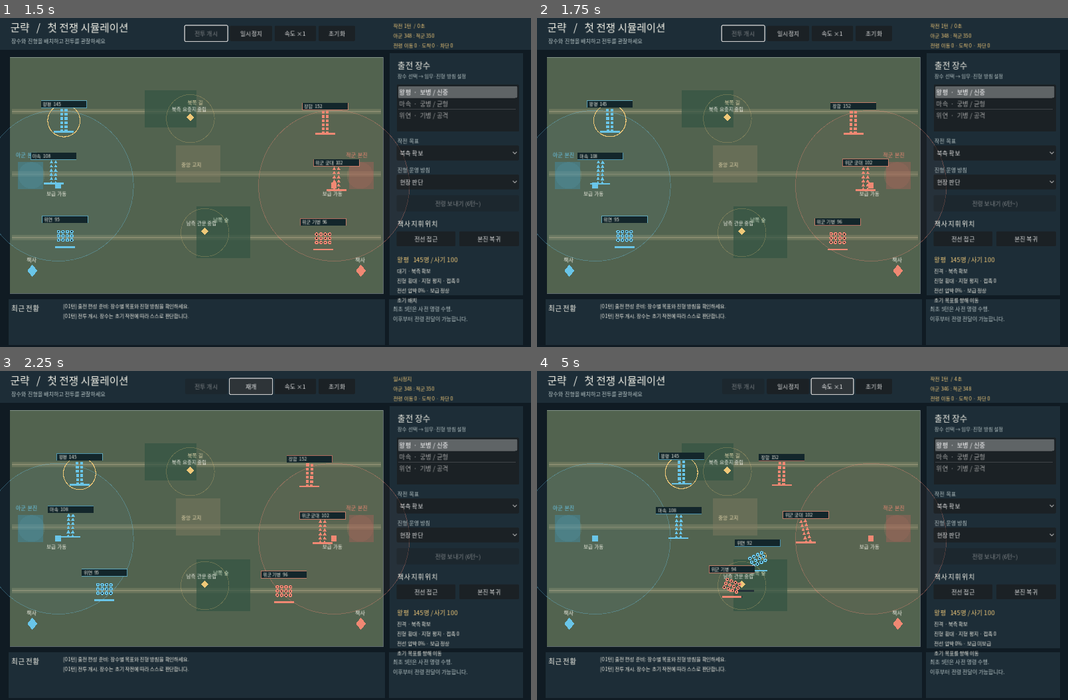
Above: before the commit, frames 1-4 (two rows, left to right).
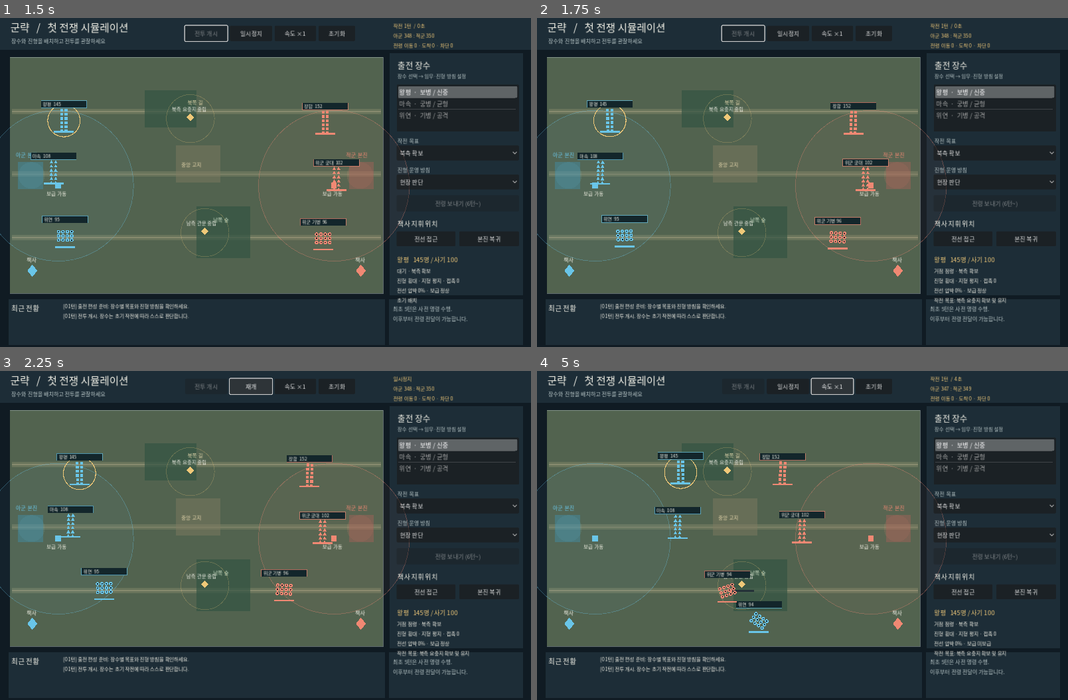
Above: after the commit, the same moments.

Repository: slows28/gunryak
Game: Godot game, scene res://main.tscn
Two runs of this game, one before a commit and one after it. Both use one fixed random seed, a clock stepped at 60 frames per second and the inputs below.
Inputs:
- Up to frame 1 (1.5 s): click "북측 확보" at 0.5 s; click "전투 개시" at 1.25 s
- Up to frame 2 (1.75 s): no input
- Up to frame 3 (2.25 s): click "일시정지" at 2 s
- Up to frame 4 (5 s): click "재개" at 2.75 s; click "속도 ×1" at 3.5 s; click "속도 ×2" at 4.25 s

Frame 1 is identical in both runs. In frame 2, 0.5% of the frame differs, in the area x 11-89%, y 28-87%; in frame 3, 0.7%; in frame 4, 1.7%, in the area x 22-89%, y 4-87%.

Commit message:
feat(m4): integrate ten tactical detail systems into battlefield simulation

Diff:
--- a/scripts/war_sim.gd
+++ b/scripts/war_sim.gd
@@ -83,7 +83,10 @@
         "front_pressure": 0.0, "pushed_distance": 0.0,
         "decisions": 0, "reforms_completed": 0, "damage_dealt": 0.0,
         "casualties_taken": 0.0, "supply_guard_time": 0.0,
-        "raid_active": false, "raid_target": Vector2.ZERO, "raid_until": 0.0
+        "raid_active": false, "raid_target": Vector2.ZERO, "raid_until": 0.0,
+        "fatigue": 0.0, "cohesion": 100.0, "rations": 100.0, "ammo": 100.0,
+        "rallying": false, "last_morale_event": -100.0, "objective_time": 0.0,
+        "flank_hits": 0.0, "shots_used": 0.0, "last_supply_warning": -100.0
     }
     if unit_type == "기병":
         unit["formation"] = "종대"
@@ -93,7 +96,7 @@
 func _base(side: int, at: Vector2) -> Dictionary:
     return {
         "side":side, "pos":at, "target":at, "state":"가동",
-        "build_timer":0.0, "last_relocate":-40.0, "alive":true
+        "build_timer":0.0, "last_relocate":-40.0, "alive":true, "stock":100.0
     }
 
 func _log(message: String) -> void:
@@ -176,6 +179,7 @@
         if float(unit["troops"]) > 0.0:
             _move_unit(unit, dt)
     _resolve_frontline(dt)
+    _update_battle_condition(dt)
     _combat(dt)
     _update_outposts(dt)
     _check_victory()
@@ -210,7 +214,8 @@
             continue
         var p: Vector2 = letter["pos"]
         var target_pos: Vector2 = target["pos"]
-        letter["pos"] = p.move_toward(target_pos, 140.0 * dt)
+        var route_goal: Vector2 = _courier_route(letter, target_pos)
+        letter["pos"] = p.move_toward(route_goal, 140.0 * dt)
         if _courier_intercepted(letter):
             intercepted_orders += 1
             _log("%s에게 가던 전령이 적에 의해 차단됨" % str(target["name"]))
@@ -279,6 +284,9 @@
                 base["state"] = "이동"
                 base["last_relocate"] = battle_time
                 _log("%s 보급부대 전선 따라 이동" % ("아군" if side == 0 else "적군"))
+    for base in bases:
+        if bool(base["alive"]) and str(base["state"]) == "가동":
+            base["stock"] = minf(100.0, float(base["stock"]) + dt * 0.60)
     for unit in units:
         if float(unit["troops"]) <= 0.0:
             continue
@@ -287,9 +295,18 @@
             unit["supply_guard_time"] = float(unit["supply_guard_time"]) + dt
         var provided: bool = _has_supply(int(unit["side"]), unit["pos"])
         unit["supplied"] = provided
-        if provided:
+        if provided and float(own_base["stock"]) > 0.1:
             unit["out_supply"] = 0.0
+            var ration_fill: float = minf(minf(100.0 - float(unit["rations"]), dt * 2.5), float(own_base["stock"]))
+            unit["rations"] = float(unit["rations"]) + ration_fill
+            own_base["stock"] = maxf(0.0, float(own_base["stock"]) - ration_fill)
+            if str(unit["type"]) == "궁병":
+                var ammo_fill: float = minf(minf(100.0 - float(unit["ammo"]), dt * 2.0), float(own_base["stock"]))
+                unit["ammo"] = float(unit["ammo"]) + ammo_fill
+                own_base["stock"] = maxf(0.0, float(own_base["stock"]) - ammo_fill)
         else:
+            unit["supplied"] = false
+            unit["rations"] = maxf(0.0, float(unit["rations"]) - dt * 0.65)
             unit["out_supply"] = float(unit["out_supply"]) + dt
             if float(unit["out_supply"]) >= TURN_SECONDS * 3.0:
                 unit["morale"] = maxf(0.0, float(unit["morale"]) - dt * 0.15)
@@ -363,13 +380,18 @@
 
 func _nearest_visible_enemy(unit: Dictionary) -> Dictionary:
     var nearest: Dictionary = {}
-    var nearest_distance: float = AI_VISION_RANGE
+    var nearest_distance: float = AI_VISION_RANGE * 1.15
     var position: Vector2 = unit["pos"]
     for enemy in units:
         if int(enemy["side"]) == int(unit["side"]) or float(enemy["troops"]) <= 0.0:
             continue
         var distance: float = position.distance_to(enemy["pos"])
-        if distance < nearest_distance:
+        var vision: float = AI_VISION_RANGE
+        if _in_forest(enemy["pos"]):
+            vision *= 0.68
+        if terrain_at(position) == "고지":
+            vision *= 1.15
+        if distance < minf(nearest_distance, vision):
             nearest_distance = distance
             nearest = enemy
     return nearest
@@ -391,6 +413,7 @@
     var troops: float = float(unit["troops"])
     var morale: float = float(unit["morale"])
     var goal: Vector2 = _mission_point(side, str(unit["mission"]))
+    var objective: Dictionary = _assigned_outpost(unit)
     var action: String = "진격"
     var reason: String = "초기 목표를 향해 이동"
     var enemy_distance: float = 9999.0
@@ -404,6 +427,18 @@
         action = "후퇴"
         reason = "붕괴 위험: 전선을 이탈하고 재집결"
         goal = Vector2(86, pos.y) if side == 0 else Vector2(815, pos.y)
+    elif bool(unit["rallying"]) or float(unit["cohesion"]) < 30.0:
+        if float(unit["cohesion"]) >= 72.0 and float(unit["fatigue"]) < 55.0:
+            unit["rallying"] = false
+        else:
+            unit["rallying"] = true
+            action = "재집결"
+            reason = "응집력 저하: 아군 후방에서 전열 재정비"
+            goal = _rally_point(unit)
+    elif float(unit["fatigue"]) > 83.0 and enemy_distance > 105.0:
+        action = "휴식"
+        reason = "전투 피로 누적: 안전 거리에서 체력 회복"
+        goal = pos
     elif str(unit["type"]) == "궁병" and enemy_distance < 110.0:
         # Real spatial withdrawal against observed melee pressure.
         # Retreat target is calculated from the visible opponent only.
@@ -415,6 +450,18 @@
         goal = pos + escape.normalized() * minf(110.0, 155.0 - enemy_distance)
         if str(unit["action"]) != "거리 유지":
             _log("%s 궁병이 근접 적을 피해 후방 기동" % str(unit["name"]))
+    elif str(unit["type"]) == "궁병" and float(unit["ammo"]) < 12.0 and enemy_distance > 115.0 and bool(bases[side]["alive"]):
+        action = "탄약 보충"
+        reason = "잔여 화살 부족: 보급기지로 이동"
+        goal = bases[side]["pos"]
+    elif float(unit["rations"]) < 20.0 and enemy_distance > 125.0 and bool(bases[side]["alive"]):
+        action = "보급 복귀"
+        reason = "식량 부족: 전투 지속력을 회복"
+        goal = bases[side]["pos"]
+    elif not nearest.is_empty() and ability >= 70.0 and enemy_distance < 85.0 and _flank_threat(unit, nearest):
+        action = "측면 방어"
+        reason = "측후면 위협을 확인하고 전열을 재정렬"
+        goal = pos
     elif str(unit["type"]) == "보병" and personality == "신중" and ability >= 70.0 and not nearest.is_empty() and str(nearest["type"]) == "기병" and enemy_distance < 178.0:
         action = "방어"
         reason = "신중한 장수: 관측된 적 기병에 방진으로 대응"
@@ -438,6 +485,16 @@
             action = "측면 우회"
             reason = "공격형 장수: 적 정면을 피해 측면으로 기동"
             goal = _flank_waypoint(unit, nearest)
+    elif not objective.is_empty() and enemy_distance >= 165.0:
+        var site_pos: Vector2 = objective["pos"]
+        action = "거점 방어" if int(objective["owner"]) == side else "거점 점령"
+        reason = "작전 목표: %s 확보 및 유지" % str(objective["name"])
+        goal = site_pos
+    elif str(unit["mission"]) == "중앙 진격" and personality != "공격" and enemy_distance >= 165.0 and not _support_target(unit).is_empty():
+        var ally: Dictionary = _support_target(unit)
+        action = "전열 지원"
+        reason = "%s의 전선 압박을 지원" % str(ally["name"])
+        goal = (ally["pos"] as Vector2) + (Vector2.LEFT if side == 0 else Vector2.RIGHT) * 52.0
     elif enemy_distance < 165.0 and personality == "신중" and relative_strength < 0.94:
         action = "방어"
         reason = "적군 우세를 감지해 방어 진형 유지"
@@ -461,7 +518,7 @@
     # then abandoned it at the very next ~2 s AI tick due to its cooldown.
     # The destination is the last OBSERVED base position, not omniscient tracking.
     var enemy_base: Dictionary = bases[1 - side]
-    var raid_allowed: bool = personality == "공격" and ability > 60.0 and action != "후퇴"
+    var raid_allowed: bool = personality == "공격" and ability > 60.0 and action not in ["후퇴", "재집결", "휴식", "보급 복귀", "탄약 보충", "거점 방어"]
     if raid_allowed and bool(unit["raid_active"]) and battle_time < float(unit["raid_until"]) and bool(enemy_base["alive"]):
         if _can_see_base(unit, enemy_base):
             unit["raid_target"] = enemy_base["pos"]
@@ -479,7 +536,7 @@
     else:
         unit["raid_active"] = false
     # Skill affects tactical execution via choices rather than raw troop strength.
-    if enemy_distance < 150.0 and ability < 65.0 and not bool(unit["raid_active"]) and rng.randf() < 0.13:
+    if enemy_distance < 150.0 and ability < 65.0 and not bool(unit["raid_active"]) and action in ["교전", "돌파", "방어", "진격"] and rng.randf() < 0.13:
         action = "진격" if personality != "신중" else "방어"
         reason = "불확실한 전황 판단으로 대응이 지연됨"
         goal = _mission_point(side, str(unit["mission"])) if action == "진격" else pos
@@ -487,9 +544,9 @@
     unit["reason"] = reason
     unit["goal"] = _field_point(goal)
     var wanted: String = "횡대"
-    if action in ["후퇴", "기지 습격", "돌파", "반격"]:
+    if action in ["후퇴", "기지 습격", "돌파", "반격", "재집결", "보급 복귀", "탄약 보충"]:
         wanted = "종대"
-    elif action in ["방어", "보급 호위"]:
+    elif action in ["방어", "보급 호위", "측면 방어", "거점 방어"]:
         wanted = "방진"
     elif str(unit["type"]) == "기병":
         wanted = "종대"
@@ -541,7 +598,7 @@
     var pos: Vector2 = unit["pos"]
     var goal: Vector2 = unit["goal"]
     var enemy: Dictionary = _nearest_visible_enemy(unit)
-    if not enemy.is_empty() and str(unit["action"]) not in ["후퇴", "기지 습격", "방어", "거리 유지", "측면 우회", "보급 호위"]:
+    if not enemy.is_empty() and str(unit["action"]) not in ["후퇴", "기지 습격", "방어", "거리 유지", "측면 우회", "보급 호위", "재집결", "휴식", "탄약 보충", "보급 복귀", "거점 점령", "거점 방어", "측면 방어", "전열 지원"]:
         var distance: float = pos.distance_to(enemy["pos"])
         var range_goal: float = 143.0 if str(unit["type"]) == "궁병" else 32.0
         if distance <= range_goal:
@@ -557,15 +614,18 @@
     if str(unit["next_formation"]) != "":
         rate *= 0.55
     rate *= _terrain_movement_multiplier(unit, pos)
+    rate *= 1.0 - 0.28 * float(unit["fatigue"]) / 100.0
+    rate *= 0.65 + 0.35 * float(unit["cohesion"]) / 100.0
     if pos.distance_to(goal) > 2.0:
         var new_pos: Vector2 = pos.move_toward(goal, rate * dt)
         unit["pos"] = _field_point(new_pos)
         var moved: Vector2 = (unit["pos"] as Vector2) - pos
         if moved.length_squared() > 0.03:
+            unit["fatigue"] = minf(100.0, float(unit["fatigue"]) + moved.length() * (0.030 if str(unit["type"]) == "기병" else 0.042))
             unit["facing"] = moved.normalized()
             if str(unit["type"]) == "기병":
                 unit["charge"] = minf(50.0, float(unit["charge"]) + moved.length())
-    if not enemy.is_empty() and pos.distance_to(enemy["pos"]) < 168.0:
+    if not enemy.is_empty() and pos.distance_to(enemy["pos"]) < 168.0 and str(unit["action"]) not in ["후퇴", "재집결", "측면 우회", "기지 습격", "보급 복귀", "탄약 보충"]:
         var front: Vector2 = (enemy["pos"] as Vector2) - (unit["pos"] as Vector2)
         if front.length_squared() > 1.0:
             unit["facing"] = (unit["facing"] as Vector2).lerp(front.normalized(), minf(1.0, dt * 2.0)).normalized()
@@ -594,7 +654,7 @@
     var facing: Vector2 = unit["facing"]
     if facing.length_squared() > 0.5 and facing.normalized().dot(direction) > 0.45:
         factor *= 1.06
-    return maxf(1.0, float(unit["troops"]) * (0.25 + 0.75 * float(unit["morale"]) / 100.0) * factor)
+    return maxf(1.0, float(unit["troops"]) * (0.25 + 0.75 * float(unit["morale"]) / 100.0) * factor * (0.55 + 0.45 * float(unit["cohesion"]) / 100.0) * (1.0 - 0.25 * float(unit["fatigue"]) / 100.0))
 
 func _resolve_frontline(dt: float) -> void:
     for unit in units:
@@ -727,7 +787,7 @@
     for unit in units:
         if float(unit["troops"]) <= 0.0:
             continue
-        var enemy: Dictionary = _nearest_visible_enemy(unit)
+        var enemy: Dictionary = _combat_target(unit)
         if enemy.is_empty():
             continue
         var pos: Vector2 = unit["pos"]
@@ -746,6 +806,11 @@
             "기병": attack = 2.6
 
         if unit_type == "궁병":
+            if float(unit["ammo"]) <= 0.0:
+                continue
+            var ammo_used: float = minf(float(unit["ammo"]), dt * 0.85)
+            unit["ammo"] = maxf(0.0, float(unit["ammo"]) - ammo_used)
+            unit["shots_used"] = float(unit["shots_used"]) + ammo_used
             # Close fighting degrades bow effectiveness; cover blocks some shots.
             attack *= 0.55 if distance < 56.0 else 1.0
             if _in_forest(ep):
@@ -782,6 +847,9 @@
             unit["charge"] = 0.0
 
         var supply_factor: float = 0.76 if float(unit["out_supply"]) >= TURN_SECONDS * 3.0 else 1.0
+        supply_factor *= 0.65 + 0.35 * float(unit["rations"]) / 100.0
+        attack *= (1.0 - 0.30 * float(unit["fatigue"]) / 100.0) * (0.55 + 0.45 * float(unit["cohesion"]) / 100.0)
+        unit["fatigue"] = minf(100.0, float(unit["fatigue"]) + dt * 0.60)
         var damage: float = attack * (float(unit["troops"]) / maxf(1.0, float(unit["initial_troops"]))) * (float(unit["morale"]) / 100.0) * exposure * supply_factor * dt
         damage_entries.append({"target":int(enemy["id"]), "source":int(unit["id"]), "damage":maxf(0.0, damage), "flank":flank or rear})
     for entry in damage_entries:
@@ -791,6 +859,9 @@
         var actual_damage: float = minf(float(defender["troops"]), float(entry["damage"]))
         defender["troops"] = maxf(0.0, float(defender["troops"]) - actual_damage)
         defender["casualties_taken"] = float(defender["casualties_taken"]) + actual_damage
+        defender["cohesion"] = maxf(0.0, float(defender["cohesion"]) - actual_damage * (0.85 if bool(entry["flank"]) else 0.38))
+        if bool(entry["flank"]):
+            defender["flank_hits"] = float(defender["flank_hits"]) + actual_damage
         var source: Dictionary = find_unit(int(entry["source"]))
         if not source.is_empty():
             source["damage_dealt"] = float(source["damage_dealt"]) + actual_damage
@@ -798,6 +869,9 @@
         defender["morale"] = maxf(0.0, float(defender["morale"]) - actual_damage * morale_loss)
         if float(defender["troops"]) <= 0.0:
             _log("%s 전멸" % str(defender["name"]))
+            for ally in units:
+                if int(ally["side"]) == int(defender["side"]) and float(ally["troops"]) > 0.0 and (ally["pos"] as Vector2).distance_to(defender["pos"]) < 180.0:
+                    ally["morale"] = maxf(0.0, float(ally["morale"]) - 12.0)
 
 
 # Neutral strategic positions are optional field objectives. An uncontested unit
@@ -821,6 +895,9 @@
             site["progress"] = 0.0
             continue
         var faction: int = 0 if blue else 1
+        for unit in units:
+            if int(unit["side"]) == faction and float(unit["troops"]) > 0.0 and (unit["pos"] as Vector2).distance_to(site["pos"]) <= OUTPOST_RADIUS:
+                unit["objective_time"] = float(unit["objective_time"]) + dt
         if int(site["owner"]) == faction:
             site["hold"] = float(site["hold"]) + dt
             site["progress"] = 0.0
@@ -856,9 +933,9 @@
     for unit in units:
         if int(unit["side"]) != 0 or int(unit["id"]) >= 3:
             continue
-        rows.append("%s | 판단 %d · 진형전환 %d · 피해 %d · 손실 %d" %
-            [str(unit["name"]), int(unit["decisions"]), int(unit["reforms_completed"]),
-            int(round(float(unit["damage_dealt"]))), int(round(float(unit["casualties_taken"])))])
+        rows.append("%s | 판단 %d · 피해 %d · 손실 %d · 거점 %.0f초 · 응집 %d" %
+            [str(unit["name"]), int(unit["decisions"]), int(round(float(unit["damage_dealt"]))),
+            int(round(float(unit["casualties_taken"]))), float(unit["objective_time"]), int(unit["cohesion"])])
     return rows
 
 func _check_victory() -> void:
@@ -956,3 +1033,112 @@
         if int(unit["side"]) == side:
             strength += float(unit["troops"])
     return int(round(strength))
+
+# M4: tactical decisions use assigned mission and observed conditions.
+func _assigned_outpost(unit: Dictionary) -> Dictionary:
+    var mission: String = str(unit["mission"])
+    if outposts.size() < 2:
+        return {}
+    if mission == "북측 확보":
+        return outposts[0]
+    if mission == "남측 우회":
+        return outposts[1]
+    return {}
+
+func _rally_point(unit: Dictionary) -> Vector2:
+    var p: Vector2 = unit["pos"]
+    var side: int = int(unit["side"])
+    var rear: Vector2 = Vector2.LEFT if side == 0 else Vector2.RIGHT
+    var base: Dictionary = bases[side]
+    if bool(base["alive"]):
+        return _field_point(p.move_toward(base["pos"], 100.0))
+    return _field_point(p + rear * 100.0)
+
+func _flank_threat(unit: Dictionary, enemy: Dictionary) -> bool:
+    var offset: Vector2 = (enemy["pos"] as Vector2) - (unit["pos"] as Vector2)
+    return offset.length_squared() > 1.0 and offset.normalized().dot(unit["facing"]) < 0.10
+
+func _support_target(unit: Dictionary) -> Dictionary:
+    var best: Dictionary = {}
+    var p: Vector2 = unit["pos"]
+    var score: float = 0.18
+    for ally in units:
+        if int(ally["side"]) != int(unit["side"]) or int(ally["id"]) == int(unit["id"]) or float(ally["troops"]) <= 0.0:
+            continue
+        if p.distance_to(ally["pos"]) > 210.0:
+            continue
+        var pressure: float = float(ally["front_pressure"])
+        if pressure > score:
+            best = ally
+            score = pressure
+    return best
+
+func _update_battle_condition(dt: float) -> void:
+    for unit in units:
+        if float(unit["troops"]) <= 0.0:
+            continue
+        var p: Vector2 = unit["pos"]
+        var enemy: Dictionary = _nearest_visible_enemy(unit)
+        var safe: bool = enemy.is_empty() or p.distance_to(enemy["pos"]) > 110.0
+        var recovery: bool = str(unit["action"]) in ["재집결", "휴식", "방어", "거점 방어", "거리 유지"]
+        if safe and recovery:
+            unit["fatigue"] = maxf(0.0, float(unit["fatigue"]) - dt * 2.1)
+            unit["cohesion"] = minf(100.0, float(unit["cohesion"]) + dt * (2.6 if bool(unit["supplied"]) else 1.1))
+        elif safe:
+            unit["cohesion"] = minf(100.0, float(unit["cohesion"]) + dt * 0.25)
+        unit["cohesion"] = maxf(0.0, float(unit["cohesion"]) - dt * float(unit["front_pressure"]) * 0.65)
+        var commander: Dictionary = commanders[int(unit["side"])]
+        if safe and p.distance_to(commander["pos"]) < 125.0 and float(unit["rations"]) > 20.0:
+            unit["morale"] = minf(100.0, float(unit["morale"]) + dt * 0.75)
+        if float(unit["rations"]) < 20.0:
+            unit["morale"] = maxf(0.0, float(unit["morale"]) - dt * 0.35)
+
+func _combat_target(unit: Dictionary) -> Dictionary:
+    var nearest: Dictionary = _nearest_visible_enemy(unit)
+    if nearest.is_empty() or str(unit["type"]) != "궁병" or float(unit["ability"]) < 70.0:
+        return nearest
+    var p: Vector2 = unit["pos"]
+    var best: Dictionary = nearest
+    var best_score: float = -1000.0
+    for enemy in units:
+        if int(enemy["side"]) == int(unit["side"]) or float(enemy["troops"]) <= 0.0:
+            continue
+        var d: float = p.distance_to(enemy["pos"])
+        if d > 173.0 or (_in_forest(enemy["pos"]) and d > AI_VISION_RANGE * 0.68):
+            continue
+        var score: float = 100.0 - d * 0.45
+        if str(enemy["formation"]) == "종대":
+            score += 14.0
+        if str(enemy["next_formation"]) != "":
+            score += 24.0
+        if _in_forest(enemy["pos"]):
+            score -= 24.0
+        if score > best_score:
+            best_score = score
+            best = enemy
+    return best
+
+func _courier_route(letter: Dictionary, target: Vector2) -> Vector2:
+    var p: Vector2 = letter["pos"]
+    if p.distance_to(target) < 65.0:
+        return target
+    var direction: Vector2 = (target - p).normalized()
+    var lateral: Vector2 = Vector2(-direction.y, direction.x)
+    var straight: Vector2 = p.move_toward(target, 90.0)
+    var candidates: Array[Vector2] = [straight, _field_point(straight + lateral * 70.0), _field_point(straight - lateral * 70.0)]
+    var best: Vector2 = straight
+    var best_score: float = -100000.0
+    for candidate in candidates:
+        var score: float = -candidate.distance_to(target) * 0.35
+        for unit in units:
+            if float(unit["troops"]) <= 0.0:
+                continue
+            var d: float = (unit["pos"] as Vector2).distance_to(candidate)
+            if int(unit["side"]) != int(letter["side"]) and (unit["pos"] as Vector2).distance_to(p) < 135.0:
+                score -= maxf(0.0, 85.0 - d) * 2.1
+            elif int(unit["side"]) == int(letter["side"]):
+                score += maxf(0.0, 58.0 - d) * 0.30
+        if score > best_score:
+            best_score = score
+            best = candidate
+    return best
